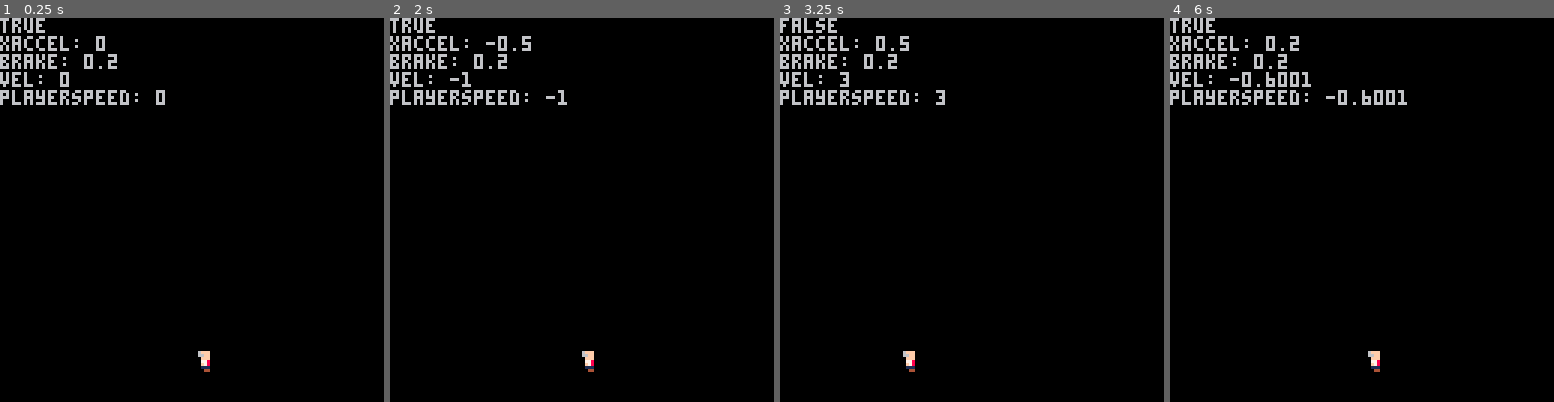
Above: before the commit, frames 1-4 (left to right).
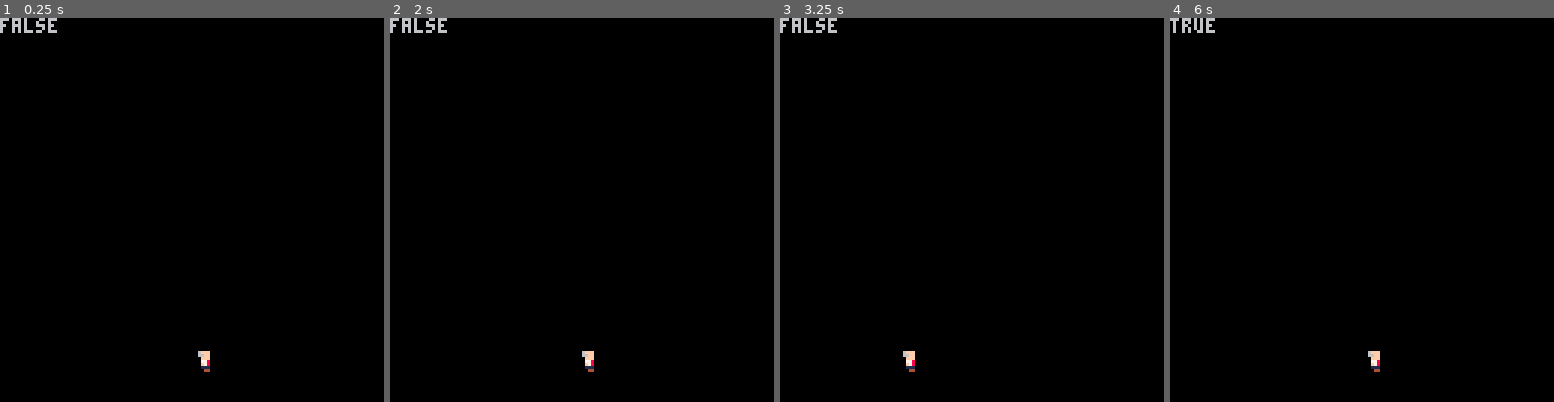
Above: after the commit, the same moments.

Repository: jloiterman/ld51_new
Game: PICO-8 cartridge ld51.p8
Two runs of this game, one before a commit and one after it. Both use one fixed random seed, a clock stepped at 60 frames per second and the inputs below.
Inputs:
- Up to frame 1 (0.25 s): no input
- Up to frame 2 (2 s): hold Left from 1.97 s (still down)
- Up to frame 3 (3.25 s): release Left at 2.37 s; hold Right from 2.87 s (still down)
- Up to frame 4 (6 s): release Right at 3.53 s; hold Up 3.58-4.08 s; hold Right 4.13-4.53 s; hold Left 5.13-5.8 s; hold Up from 5.85 s (still down)

The runs differ from the first frame. In frame 1, 2.1% of the frame differs, in the area x 0-43%, y 0-23%; in frame 2, 2.2%; in frame 3, 2.0%; in frame 4, 2.5%, in the area x 0-62%, y 4-23%.

Commit message:
if L+R is pushed we want to apply brake vs. continue at constant speed

Diff:
--- a/ld51.p8
+++ b/ld51.p8
@@ -24,11 +24,7 @@
 function _draw()
     cls()
     spr(2,player.pos.x,player.pos.y)
-    print(getplayerspeed()<v_mag(player.brake))
-    print("xaccel: " .. player.accel.x)
-    print("brake: " .. player.brake.x)
-    print("vel: " .. player.vel.x)
-    print("playerspeed: " .. getplayerspeed())
+    print(btn(2))
 end
 
 
@@ -44,12 +40,15 @@
     -- find the player's desired movement direction
     accel=0
     if btn(0) and btn(1) then -- keep on keepin' on
+        accel=-2*sgn(p.vel.x)*min(0.2,abs(v_mag(p.vel)))
     elseif not(btn(0)) and not(btn(1)) then -- coast to a stop
         accel=-2*sgn(p.vel.x)*min(0.2,abs(v_mag(p.vel)))
     elseif btn(0) then -- try to go left
         accel=-1
     elseif btn(1) then -- try to go right
         accel=1
+    elseif btn(2) then
+        print("button2")
     end
 
     -- set the player's desired acceleration
